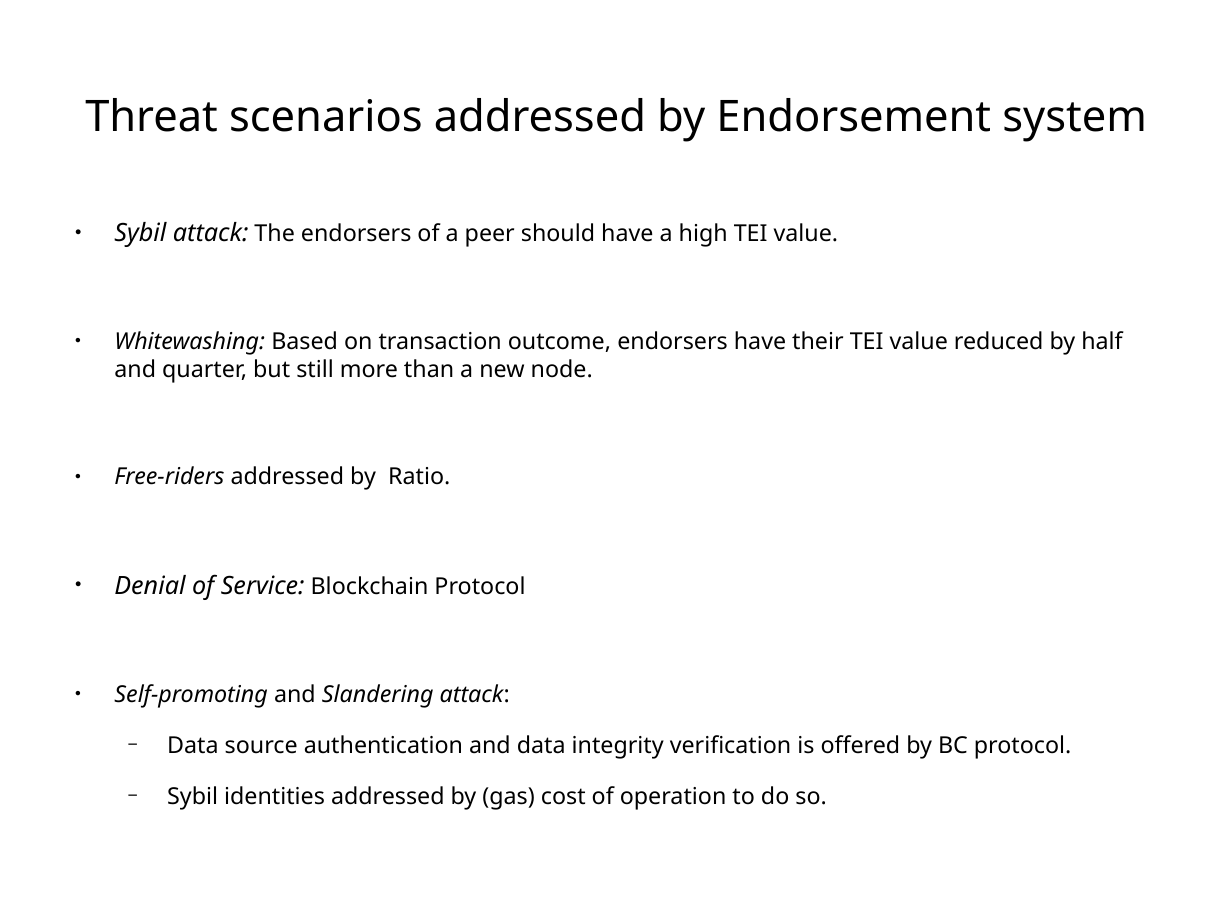
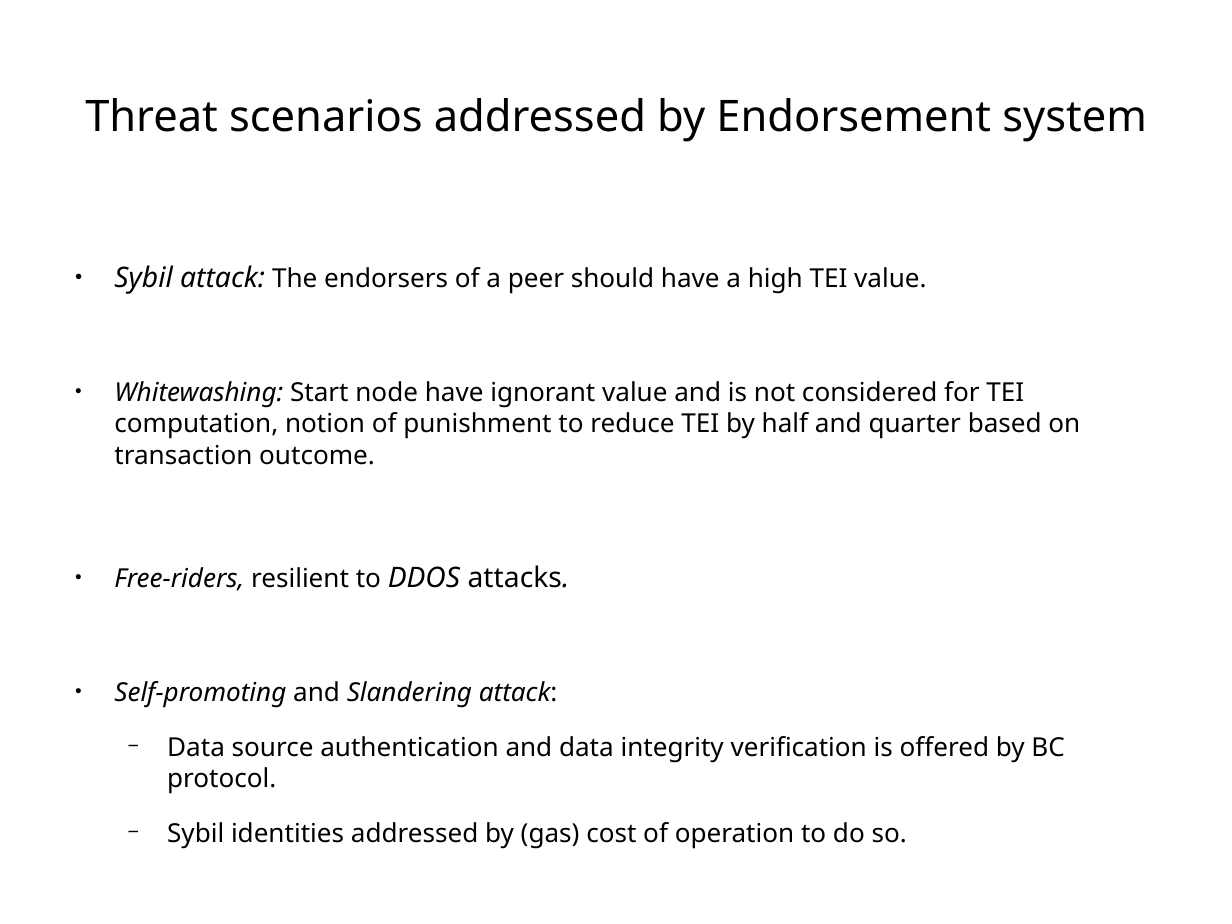
Before and after one commit to s2-t2/blockchain_reputation_system, a slide deck: slide 29 of documents/Presentation/Presentationv2.odp. Drawn at 1232x924 pixels with LibreOffice and Linux fonts; fonts in the diff are those of the drawing. Boxes give left, top, right and bottom in pixels: in the first picture for what was removed or moved away, otherwise in the second. Text is boxed around its words. In the diff, an @@ line names an element or a change of style, - is before the commit and + after.

```diff
--- a/documents/Presentation/Presentationv2.odp
+++ b/documents/Presentation/Presentationv2.odp
@@ text "Sybil attack: The endorsers of ...": place and size @@
-text "Sybil attack: The endorsers of ..." at (114, 222, 1122, 810)
+text "Sybil attack: The endorsers of ..." at (114, 265, 1080, 849)
@@ text at (114, 265, 1064, 849): size 16.2 to 18.2 pt in "Sybil attack:"; size 15 to 16.8 pt in "The endorsers of a peer should have ...", "Self-promoting and Slandering attack:", "Data source authentication and data integrity verification ...", "Sybil identities addressed by (gas) cost of ..." @@
@@ text at (114, 381, 1080, 591): text changed; size 15 to 16.8 pt @@
-● Whitewashing: Based on transaction outcome, endorsers have their TEI value reduced by half and quarter, but still more than a new node.
-● Free-riders addressed by Ratio.
-● Denial of Service: Blockchain Protocol
+● Whitewashing: Start node have ignorant value and is not considered for TEI computation, notion of punishment to reduce TEI by half and quarter based on transaction outcome.
+● Free-riders, resilient to DDOS attacks.
```
Also in this commit, not shown: 5 other slides changed, 7 other files.
